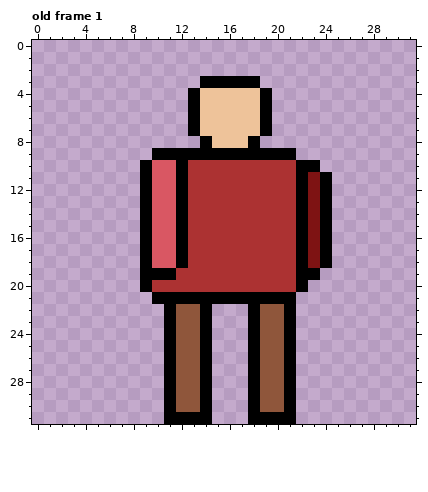
Pixel-art file -- Art/Platformer/Player.aseprite. The picture above was drawn from the file before the commit.
32x32 pixels, 1 frame. Shown: old frame 1. The commit also changed other frames, which this record leaves out.
The same view after the edit:
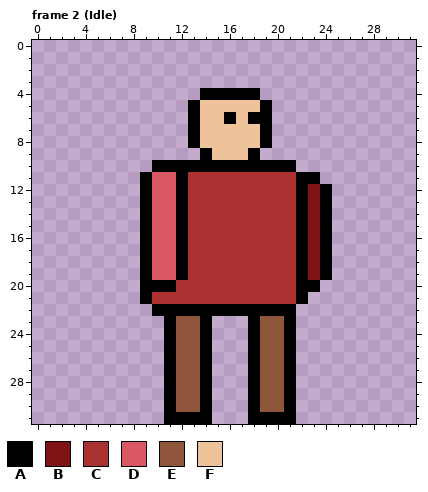
Palette (. is transparent): A #000000  B #7e1313  C #ac3232  D #d95763  E #8f563b  F #eec39a
A new or re-ordered frame is compared with the old frame closest to it.
Diff:
frames 1 -> 19
--- frame 2 (Idle) is new; against old frame 1
@@ x 7..26 @@
  2 ....................
- 3 .......AAAAA........
- 4 ......AFFFFFA.......
+ 3 ....................
+ 4 .......AAAAA........
  5 ......AFFFFFA.......
- 6 ......AFFFFFA.......
+ 6 ......AFFAFAA.......
  7 ......AFFFFFA.......
- 8 .......AFFFA........
- 9 ...AAAAAAAAAAAA.....
-10 ..ADDACCCCCCCCCAA...
-11 ..ADDACCCCCCCCCABA..
+ 8 ......AFFFFFA.......
+ 9 .......AFFFA........
+10 ...AAAAAAAAAAAA.....
+11 ..ADDACCCCCCCCCAA...
 12 ..ADDACCCCCCCCCABA..
@@ x 7..26 @@
 18 ..ADDACCCCCCCCCABA..
-19 ..AAACCCCCCCCCCAA...
-20 ..ACCCCCCCCCCCCA....
-21 ...AAAAAAAAAAAA.....
-22 ....AEEA...AEEA.....
+19 ..ADDACCCCCCCCCABA..
+20 ..AAACCCCCCCCCCAA...
+21 ..ACCCCCCCCCCCCA....
+22 ...AAAAAAAAAAAA.....
 23 ....AEEA...AEEA.....
Boxes around the changes in both pictures, in picture pixels (x1, y1, x2, y2):
changed: (140, 76, 332, 184)
changed: (140, 268, 332, 316)
